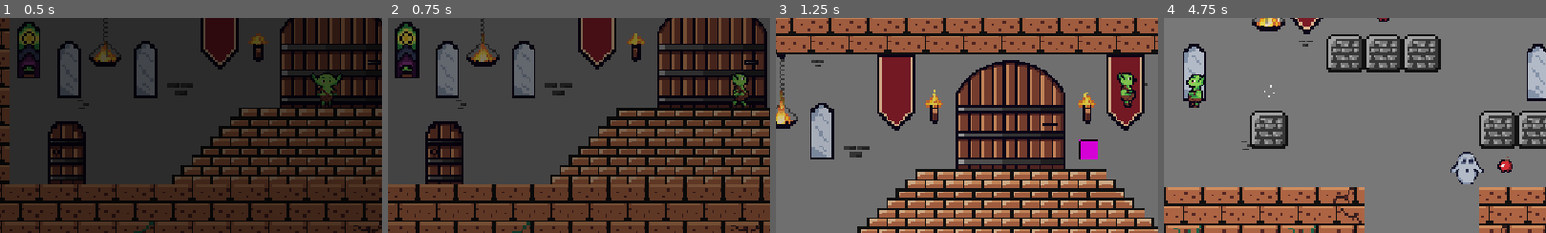
Above: before the commit, frames 1-4 (left to right).
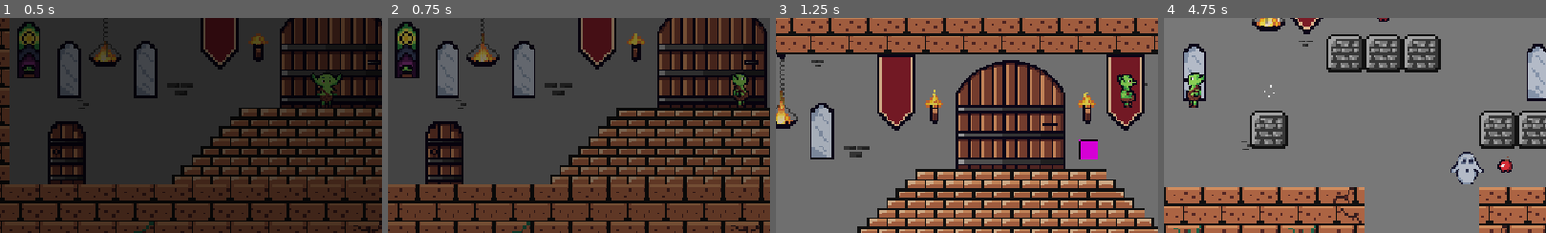
Above: after the commit, the same moments.

Repository: RealAmandaLive/OrcBurp
Game: Godot game, scene res://scenes/main.tscn
Same seed, same stepped clock (60 frames per second), same inputs: the game is played once before the commit and once after it.
Inputs (mouse positions are % of the whole screen's width and height, from its top left):
- Up to frame 1 (0.5 s): no input
- Up to frame 2 (0.75 s): tap Enter at 0.5 s; move the mouse to (72, 45) at 0.52 s; hold Right (right) from 0.53 s (still down); hold W (climb) from 0.53 s (still down); tap Shift (burp) at 0.6 s; click (72, 45) at 0.67 s
- Up to frame 3 (1.25 s): keep holding Right (right); keep holding W (climb); tap Space (jump) at 0.77, 1.07 s
- Up to frame 4 (4.75 s): move the mouse to (30, 55) at 1.27 s; release W (climb) at 1.28 s; tap W (climb) at 1.35, 4.35 s; tap Space (jump) at 1.52, 1.82, 2.3, 2.85, 3.02, 3.32, 3.77, 4.07, 4.52 s; tap Ctrl (toot) at 1.55, 2.1, 4.55 s; move the mouse to (60, 28) at 2.02 s; release Right (right) at 2.03 s; hold Left (left) 2.03-2.78 s; move the mouse to (45, 70) at 2.77 s; hold Right (right) 2.78-4.28 s; click (45, 70) at 2.92 s; tap Shift (burp) at 3.05, 3.6 s; move the mouse to (80, 65) at 3.52 s; hold W (climb) 3.53-4.28 s; move the mouse to (20, 35) at 4.27 s; hold Left (left) from 4.28 s (still down)
The pictures show only the part of the screen within x 4-54%, y 34-84%; the shares and areas given below are measured in that part.

Frame 1 is identical in both runs. In frame 2, 0.1% of the frame differs, in the area x 89-95%, y 33-42%; in frame 3, 0.4%; in frame 4, 0.5%, in the area x 5-11%, y 25-42%.

Commit message:
Tooting & Burping Animations

Diff:
--- a/orc-burp-godot/scenes/gut.tscn
+++ b/orc-burp-godot/scenes/gut.tscn
@@ -44,6 +44,7 @@
 script = ExtResource("1_mq6y6")
 
 [node name="AnimatedSprite2D" parent="." unique_id=253259514 instance=ExtResource("2_u2ds8")]
+unique_name_in_owner = true
 position = Vector2(3, 4)
 
 [node name="CollisionShape2D" type="CollisionShape2D" parent="." unique_id=2112153789]
--- a/orc-burp-godot/scenes/gut_sprite.tscn
+++ b/orc-burp-godot/scenes/gut_sprite.tscn
@@ -1,6 +1,24 @@
 [gd_scene format=3 uid="uid://bbxk1xg5yi17m"]
 
+[ext_resource type="Texture2D" uid="uid://d3tc23ulx5jii" path="res://assets/Player/gut_32_burp.png" id="1_ap2s1"]
 [ext_resource type="Texture2D" uid="uid://cuyynwp4cbxbv" path="res://assets/Player/Gut32xSpritesheet.png" id="1_ykjxe"]
+[ext_resource type="Texture2D" uid="uid://b8rd8r06geslx" path="res://assets/Player/gut_32_toot.png" id="3_oni44"]
+
+[sub_resource type="AtlasTexture" id="AtlasTexture_tyisx"]
+atlas = ExtResource("1_ap2s1")
+region = Rect2(0, 0, 32, 32)
+
+[sub_resource type="AtlasTexture" id="AtlasTexture_p5jxu"]
+atlas = ExtResource("1_ap2s1")
+region = Rect2(32, 0, 32, 32)
+
+[sub_resource type="AtlasTexture" id="AtlasTexture_cwsuo"]
+atlas = ExtResource("1_ap2s1")
+region = Rect2(64, 0, 32, 32)
+
+[sub_resource type="AtlasTexture" id="AtlasTexture_r5qp0"]
+atlas = ExtResource("1_ap2s1")
+region = Rect2(96, 0, 32, 32)
 
 [sub_resource type="AtlasTexture" id="AtlasTexture_h3hgr"]
 atlas = ExtResource("1_ykjxe")
@@ -101,11 +119,70 @@
 [sub_resource type="AtlasTexture" id="AtlasTexture_pg4wm"]
 atlas = ExtResource("1_ykjxe")
 region = Rect2(96, 64, 32, 32)
+
+[sub_resource type="AtlasTexture" id="AtlasTexture_kekc8"]
+atlas = ExtResource("3_oni44")
+region = Rect2(0, 0, 32, 32)
+
+[sub_resource type="AtlasTexture" id="AtlasTexture_du5q5"]
+atlas = ExtResource("3_oni44")
+region = Rect2(32, 0, 32, 32)
+
+[sub_resource type="AtlasTexture" id="AtlasTexture_3lq2i"]
+atlas = ExtResource("3_oni44")
+region = Rect2(64, 0, 32, 32)
+
+[sub_resource type="AtlasTexture" id="AtlasTexture_iwdiy"]
+atlas = ExtResource("3_oni44")
+region = Rect2(96, 0, 32, 32)
+
+[sub_resource type="AtlasTexture" id="AtlasTexture_rvotd"]
+atlas = ExtResource("3_oni44")
+region = Rect2(128, 0, 32, 32)
+
+[sub_resource type="AtlasTexture" id="AtlasTexture_r1ab3"]
+atlas = ExtResource("3_oni44")
+region = Rect2(160, 0, 32, 32)
+
+[sub_resource type="AtlasTexture" id="AtlasTexture_ml4lp"]
+atlas = ExtResource("3_oni44")
+region = Rect2(192, 0, 32, 32)
+
+[sub_resource type="AtlasTexture" id="AtlasTexture_bma1y"]
+atlas = ExtResource("3_oni44")
+region = Rect2(224, 0, 32, 32)
+
+[sub_resource type="AtlasTexture" id="AtlasTexture_m3wnb"]
+atlas = ExtResource("3_oni44")
+region = Rect2(256, 0, 32, 32)
 
 [sub_resource type="SpriteFrames" id="SpriteFrames_dhrd0"]
 animations = [{
 "frames": [{
 "duration": 1.0,
+"texture": SubResource("AtlasTexture_tyisx")
+}, {
+"duration": 1.0,
+"texture": SubResource("AtlasTexture_p5jxu")
+}, {
+"duration": 1.0,
+"texture": SubResource("AtlasTexture_cwsuo")
+}, {
+"duration": 1.0,
+"texture": SubResource("AtlasTexture_r5qp0")
+}, {
+"duration": 1.0,
+"texture": SubResource("AtlasTexture_cwsuo")
+}, {
+"duration": 1.0,
+"texture": SubResource("AtlasTexture_p5jxu")
+}],
+"loop": 0,
+"name": &"burping",
+"speed": 5.0
+}, {
+"frames": [{
+"duration": 1.0,
 "texture": SubResource("AtlasTexture_h3hgr")
 }, {
 "duration": 1.0,
@@ -217,11 +294,64 @@
 }],
 "loop": 1,
 "name": &"running",
+"speed": 5.0
+}, {
+"frames": [{
+"duration": 1.0,
+"texture": SubResource("AtlasTexture_kekc8")
+}, {
+"duration": 1.0,
+"texture": SubResource("AtlasTexture_du5q5")
+}, {
+"duration": 1.0,
+"texture": SubResource("AtlasTexture_3lq2i")
+}, {
+"duration": 1.0,
+"texture": SubResource("AtlasTexture_iwdiy")
+}, {
+"duration": 1.0,
+"texture": SubResource("AtlasTexture_rvotd")
+}, {
+"duration": 1.0,
+"texture": SubResource("AtlasTexture_r1ab3")
+}, {
+"duration": 1.0,
+"texture": SubResource("AtlasTexture_ml4lp")
+}, {
+"duration": 1.0,
+"texture": SubResource("AtlasTexture_bma1y")
+}, {
+"duration": 1.0,
+"texture": SubResource("AtlasTexture_m3wnb")
+}, {
+"duration": 1.0,
+"texture": SubResource("AtlasTexture_bma1y")
+}, {
+"duration": 1.0,
+"texture": SubResource("AtlasTexture_ml4lp")
+}, {
+"duration": 1.0,
+"texture": SubResource("AtlasTexture_r1ab3")
+}, {
+"duration": 1.0,
+"texture": SubResource("AtlasTexture_rvotd")
+}, {
+"duration": 1.0,
+"texture": SubResource("AtlasTexture_iwdiy")
+}, {
+"duration": 1.0,
+"texture": SubResource("AtlasTexture_3lq2i")
+}, {
+"duration": 1.0,
+"texture": SubResource("AtlasTexture_du5q5")
+}],
+"loop": 0,
+"name": &"tooting",
 "speed": 5.0
 }]
 
 [node name="AnimatedSprite2D" type="AnimatedSprite2D" unique_id=253259514]
 scale = Vector2(2, 2)
 sprite_frames = SubResource("SpriteFrames_dhrd0")
-animation = &"jumpFront"
+animation = &"tooting"
 autoplay = "idle"
--- a/orc-burp-godot/scripts/gut.gd
+++ b/orc-burp-godot/scripts/gut.gd
@@ -5,7 +5,7 @@
 signal collected_apple
 signal health_changed(new_health: int)
 
-enum PlayerStates{IDLE, WALKING, JUMPING, CLIMBING, ON_LADDER, DOUBLEJUMPING}
+enum PlayerStates{IDLE, WALKING, JUMPING, CLIMBING, ON_LADDER, DOUBLEJUMPING, TOOTING, BURPING}
 
 const SPEED = 300.0
 const JUMP_VELOCITY = -850.0
@@ -57,9 +57,12 @@
 
 func p(args): print_rich("[bgcolor=green][color=black]Player : ", args)
 
+
 func _ready() -> void:
 	%TootTimer.timeout.connect(_on_toot_timer_timeout)
 	%BurpTimer.timeout.connect(_on_burp_timer_timeout)
+	$AnimatedSprite2D.animation_finished.connect(_on_animation_finished)
+
 
 func _unhandled_key_input(event: InputEvent) -> void:
 	if event.is_action_released(&"throw") and can_throw_traps:
@@ -116,7 +119,9 @@
 		climbing = false
 
 	## STATE DETERMINATION
-	if velocity == Vector2.ZERO:
+	if player_state == PlayerStates.TOOTING or player_state == PlayerStates.BURPING:
+		pass
+	elif velocity == Vector2.ZERO:
 		player_state = PlayerStates.IDLE
 	elif velocity.x != 0 and velocity.y == 0:
 		player_state = PlayerStates.WALKING
@@ -134,12 +139,10 @@
 
 	## TOOTS
 	if Input.is_action_just_pressed("toot") and can_toot:
-		tootCount += 1
 		toot()
 
 	## BURPS
 	if Input.is_action_just_pressed("burp") and can_burp:
-		burpCount += 1
 		burp()
 
 	## GRAVITY
@@ -159,30 +162,34 @@
 
 	match player_state:
 		PlayerStates.IDLE:
-			animated_sprite_2d.animation = "idle"
+			#animated_sprite_2d.animation = "idle"
+			%AnimatedSprite2D.play("idle")
 			can_throw_traps = true
 		PlayerStates.WALKING:
-			animated_sprite_2d.animation = "running"
+			%AnimatedSprite2D.play("running")
 			can_throw_traps = true
 		PlayerStates.JUMPING:
 			if velocity.x > 1 or velocity.x < -1:
-				animated_sprite_2d.animation = "jumpRunning"
+				%AnimatedSprite2D.play("jumpRunning")
 			else:
-				animated_sprite_2d.animation = "jumpFront"
+				%AnimatedSprite2D.play("jumpFront")
 			can_throw_traps = true
 		PlayerStates.CLIMBING:
-			animated_sprite_2d.animation = "climbing"
+			%AnimatedSprite2D.play("climbing")
 			can_throw_traps = false
 		PlayerStates.ON_LADDER:
-			animated_sprite_2d.animation = 'onLadder'
+			%AnimatedSprite2D.play('onLadder')
 			can_throw_traps = false
 		PlayerStates.DOUBLEJUMPING:
 			if velocity.x > 1 or velocity.x < -1:
-				animated_sprite_2d.animation = "jumpRunning"
+				%AnimatedSprite2D.play("jumpRunning")
 			else:
-				animated_sprite_2d.animation = "jumpFront"
+				%AnimatedSprite2D.play("jumpFront")
 				can_throw_traps = true
-
+		PlayerStates.TOOTING:
+			%AnimatedSprite2D.play("tooting")
+		PlayerStates.BURPING:
+			%AnimatedSprite2D.play("burping")
 
 
 func take_damage(amount: int) -> void:
@@ -291,6 +298,8 @@
 	tootSounds.play()
 	current_speed_boost = speed_boost
 	%TootTimer.start()
+	tootCount += 1
+	player_state = PlayerStates.TOOTING
 
 
 func _on_toot_timer_timeout() -> void:
@@ -303,7 +312,14 @@
 	can_burp = false
 	burpSounds.play()
 	%BurpTimer.start()
+	burpCount += 1
+	player_state = PlayerStates.BURPING
 
 
 func _on_burp_timer_timeout() -> void:
 	can_burp = true
+
+
+func _on_animation_finished() -> void:
+	if player_state == PlayerStates.TOOTING or player_state == PlayerStates.BURPING:
+		player_state = PlayerStates.IDLE
